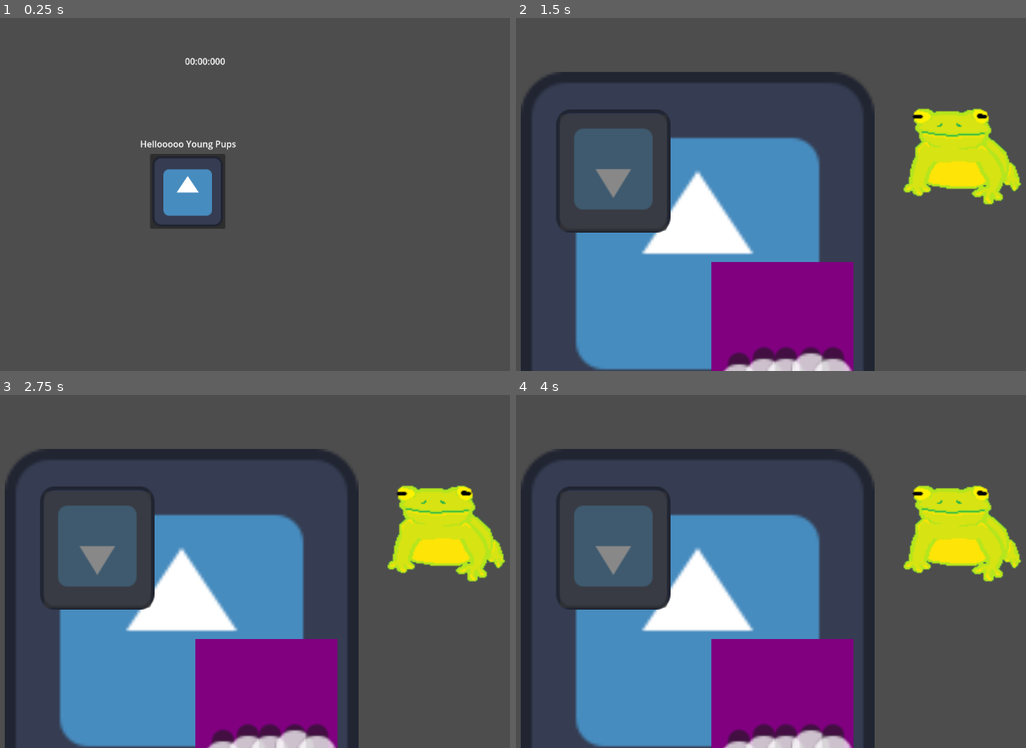
Above: before the commit, frames 1-4 (two rows, left to right).
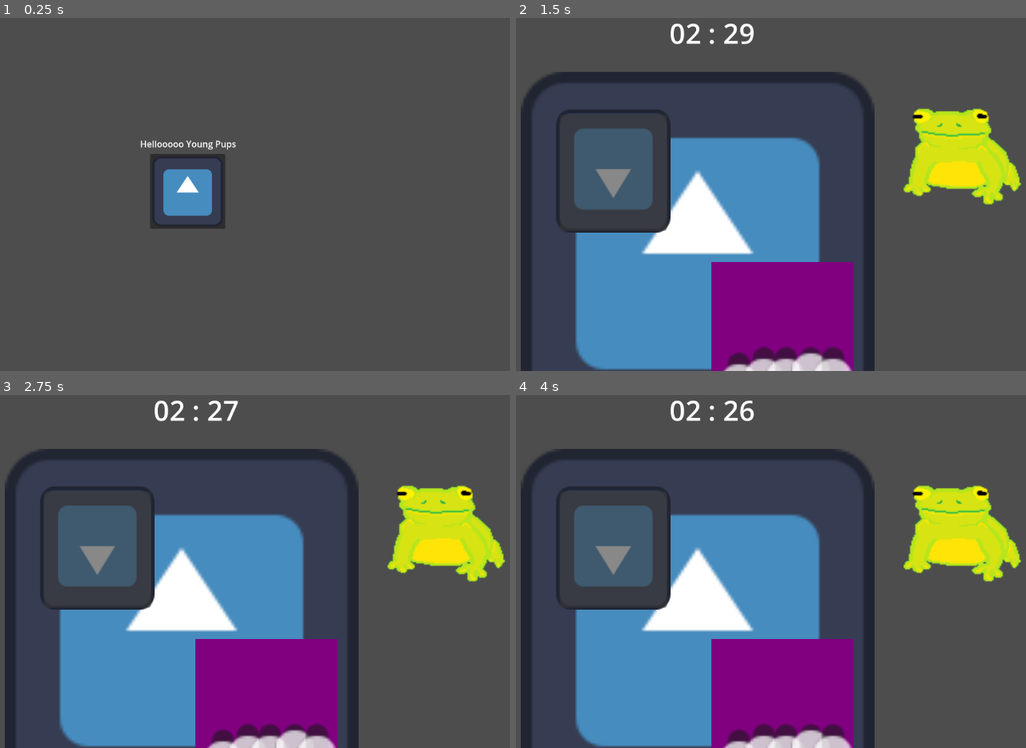
Above: after the commit, the same moments.

Repository: DepressoExpressoBoi/Godot-Wild-Jam-Signal
Game: Godot game, scene res://scenes/game_controller.tscn
Same seed, same stepped clock (60 frames per second), same inputs: the game is played once before the commit and once after it. The engine's default icon, where the game draws it, is replaced by a stand-in: a white triangle on a blue panel in a dark square.
Inputs (mouse positions are in pixels of both pictures, inside the frame that each line leads up to):
- Up to frame 1 (0.25 s): no input
- Up to frame 2 (1.5 s): click (704, 190) at 0.5 s; click (663, 219) at 1.25 s
- Up to frame 3 (2.75 s): click (96, 550) at 2 s
- Up to frame 4 (4 s): move the mouse to (959, 532) at 2.77 s; click (959, 532) at 2.92 s; tap Enter at 3.5 s; move the mouse to (587, 585) at 3.52 s; click (587, 585) at 3.67 s

The runs differ from the first frame. In frame 1, 0.1% of the frame differs, in the area x 36-45%, y 11-14%; in frame 2, 0.4%; in frame 3, 0.3%; in frame 4, 0.4%, in the area x 30-47%, y 1-8%.
Error before the commit: Parse Error: Identifier "energy_cell_label" not declared in the current scope. (res://scenes/bomb_and_frog.gd:22)

Commit message:
timer is now operational making small tweaks

Diff:
--- a/scenes/bomb_and_frog.gd
+++ b/scenes/bomb_and_frog.gd
@@ -3,23 +3,10 @@
 @onready var Bomb = $Bomb
 @onready var Jimmy = $Jimmy
 
-#adding timer functionality
-@export var stopwatch_label : Label
+# adding timer funcionality, t.c.
+@onready var label = $timerLabel
+@onready var timer = $Timer
 
-var stopWatch : stopwatch
-
-func timer_ready():
-	#adding timer in the ready function
-	stopWatch = get_tree().get_first_node_in_group("stopWatch")
-
-func _process(delta):
-	update_stopwatch_label()
-
-func update_stopwatch_label():
-	stopwatch_label.text = ""
-
-func update_energy_cell_label(number : int):
-	energy_cell_label.text = "x " + str(number)
 
 @onready var puzzles = Bomb.get_children()
 var puzzle_solutions = {}
@@ -28,7 +15,18 @@
 # Jimmy.play("purple_circle")
 
 func _ready() -> void:
-	timer_ready()
+
+	# adding timer to the ready func, t.c.
+	timer.start()
+
+func time_left_to_live():
+	var time_left = timer.time_left
+	var minute = floor(time_left / 60)
+	var second = int(time_left) % 60
+	return [minute, second]
+
+func _process(delta):
+	label.text = "%02d : %02d" % time_left_to_live()
 
 	for puzzle in puzzles:
 		#print(puzzle)
--- a/scenes/bomb_and_frog.tscn
+++ b/scenes/bomb_and_frog.tscn
@@ -14,4 +14,16 @@
 position = Vector2(980, 209)
 scale = Vector2(2.328125, 2.1640625)
 
+[node name="timerLabel" type="Label" parent="." unique_id=1176169793]
+offset_left = 491.0
+offset_right = 619.0
+offset_bottom = 69.0
+theme_override_font_sizes/font_size = 50
+text = "00:00"
+vertical_alignment = 1
+
+[node name="Timer" type="Timer" parent="." unique_id=1466628698]
+wait_time = 150.0
+one_shot = true
+
 [connection signal="input_event" from="Jimmy" to="." method="_on_jimmy_input_event"]
--- a/scenes/main_menu.tscn
+++ b/scenes/main_menu.tscn
@@ -34,16 +34,4 @@
 offset_bottom = 323.0
 icon = ExtResource("2_ekxnf")
 
-[node name="stopWatchLabel" type="Label" parent="." unique_id=1423468984]
-layout_mode = 1
-anchors_preset = 5
-anchor_left = 0.5
-anchor_right = 0.5
-offset_left = -32.0
-offset_right = 59.5
-offset_bottom = 38.0
-grow_horizontal = 2
-text = "00:00:000"
-vertical_alignment = 1
-
 [connection signal="pressed" from="Button" to="." method="_on_button_pressed"]
--- a/scenes/stop_watch.tscn
+++ /dev/null
@@ -1,6 +0,0 @@
-[gd_scene format=3 uid="uid://4cyjkedy37qk"]
-
-[ext_resource type="Script" uid="uid://dox1epqihjdjv" path="res://scripts/stop_watch.gd" id="1_taluw"]
-
-[node name="stopWatch" type="Node" unique_id=1865756963]
-script = ExtResource("1_taluw")
--- a/scripts/stop_watch.gd
+++ /dev/null
@@ -1,24 +0,0 @@
-extends Node
-class_name stopwatch
-
-var time = 0.0
-
-#for any pausing of the timer
-var stopped = false
-
-func _process(delta):
-	if stopped:
-		return
-	time += delta
-
-func reset():
-	time = 0.0
-
-func time_to_string() -> String:
-	#turn the time var into a str for the UI
-	var msec = fmod(time, 1) * 1000
-	var sec = fmod(time, 60)
-	var min = time / 60
-	var format_string = "%02d : %02d : %02d"
-	var actual_string = format_string % [min, sec, msec]
-	return actual_string
Not shown, removed: scripts/stop_watch.gd.uid
